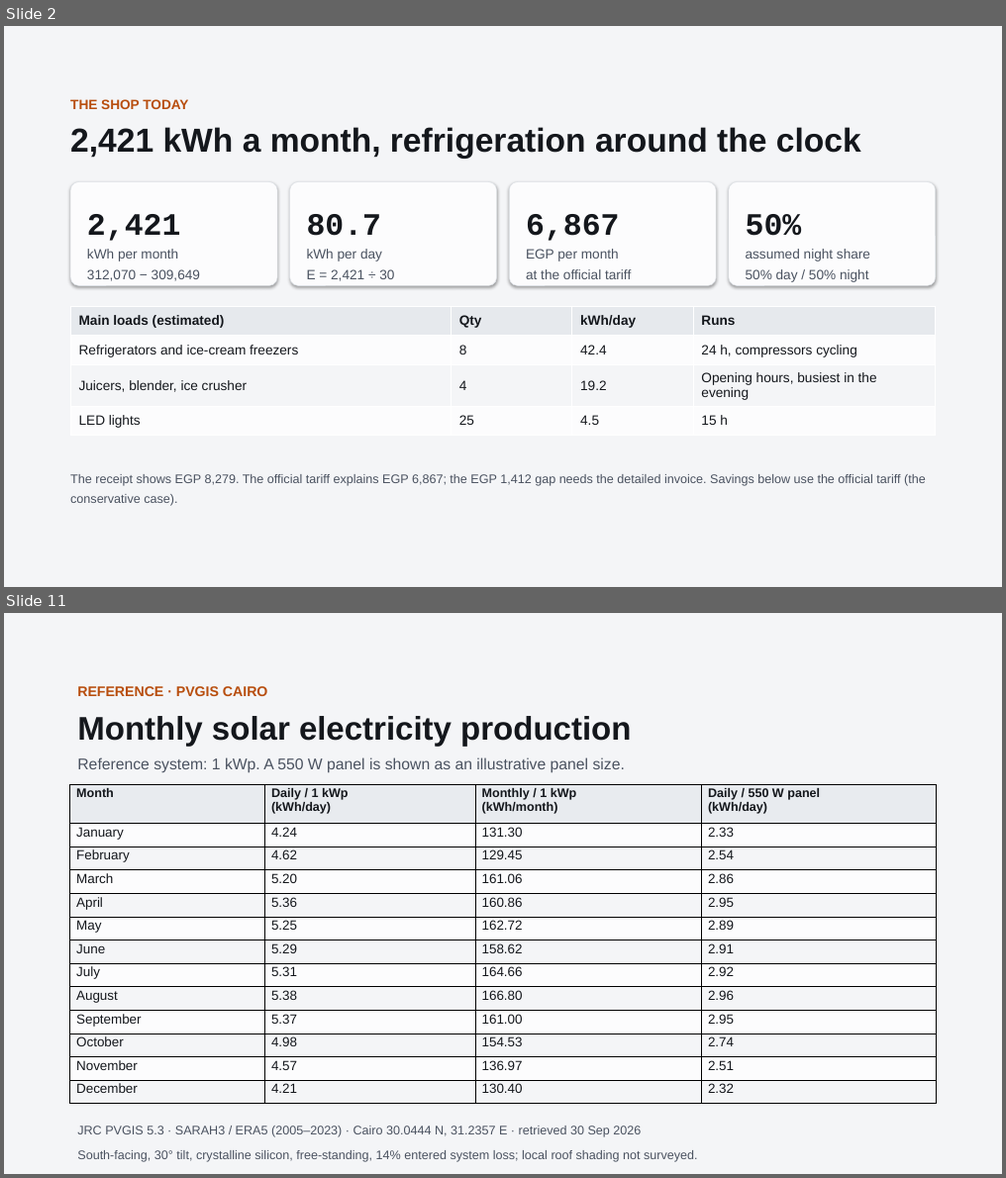
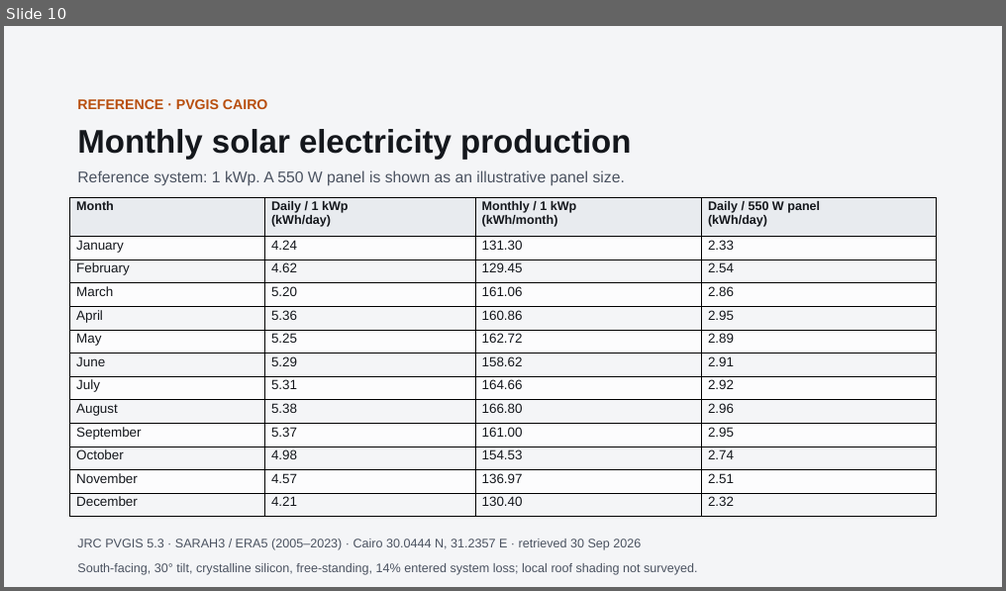
Before and after one commit to boodyelkady1998-sudo/avesta-bess-sizing-tool, a slide deck: El_Mo3alem_Juice_Shop_Solar_BESS.pptx. Shown one above the other, each under a label of ours: slides 2 and 11 before the commit, slide 10 after it; the slides between them are not shown. The pictures are 1006x1178 and 1006x591 pixels, drawn with LibreOffice and Linux fonts; fonts in the diff are those of the drawing. Boxes give left, top, right and bottom in pixels: in the first picture for what was removed or moved away, otherwise in the second. Text is boxed around its words. In the diff, an @@ line names an element or a change of style, - is before the commit and + after.

```diff
--- a/El_Mo3alem_Juice_Shop_Solar_BESS.pptx
+++ b/El_Mo3alem_Juice_Shop_Solar_BESS.pptx
@@ slide 2 removed at [4, 26, 1002, 587], background #F4F5F7 @@
@@ text removed at [70, 99, 188, 109] @@
-THE SHOP TODAY
@@ text removed at [70, 127, 861, 159] @@
-2,421 kWh a month, refrigeration around the clock
@@ rounded rectangle removed at [70, 181, 277, 285] @@
@@ rounded rectangle removed at [290, 181, 497, 285] @@
@@ rounded rectangle removed at [509, 181, 716, 285] @@
@@ rounded rectangle removed at [729, 181, 936, 285] @@
@@ text removed at [87, 214, 180, 241] @@
-2,421
@@ text removed at [307, 214, 382, 236] @@
-80.7
@@ text removed at [526, 214, 619, 241] @@
-6,867
@@ text removed at [746, 214, 802, 236] @@
-50%
@@ text removed at [87, 249, 200, 281] @@
-kWh per month
-312,070 − 309,649
@@ text removed at [307, 249, 394, 281] @@
-kWh per day
-E = 2,421 ÷ 30
@@ text removed at [526, 249, 631, 279] @@
-EGP per month
-at the official tariff
@@ text removed at [746, 249, 870, 282] @@
-assumed night share
-50% day / 50% night
@@ table removed at [70, 307, 936, 432], 4 rows, 4 columns @@
-Main loads (estimated) | Qty | kWh/day | Runs
-Refrigerators and ice-cream freezers | 8 | 42.4 | 24 h, compressors cycling
-Juicers, blender, ice crusher | 4 | 19.2 | Opening hours, busiest in the evening
-LED lights | 25 | 4.5 | 15 h
@@ text removed at [70, 474, 926, 506] @@
-The receipt shows EGP 8,279. The official tariff explains EGP 6,867; the EGP 1,412 gap needs the detailed invoice. Savings below use the official tariff (the conservative case).
@@ what was slide 11 is now slide 10 @@
```
Also in this commit, not shown: 9 slides changed.
